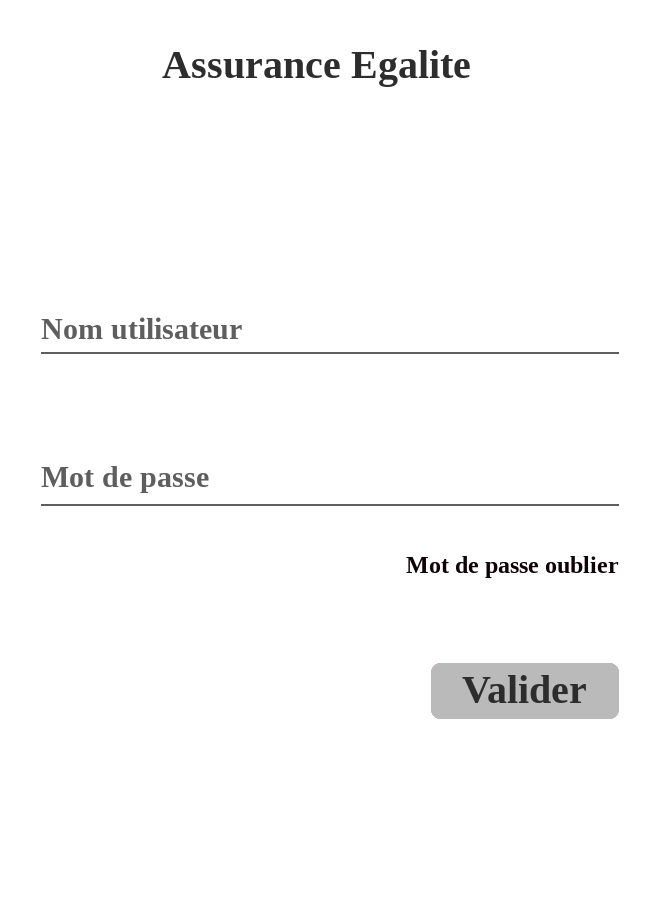
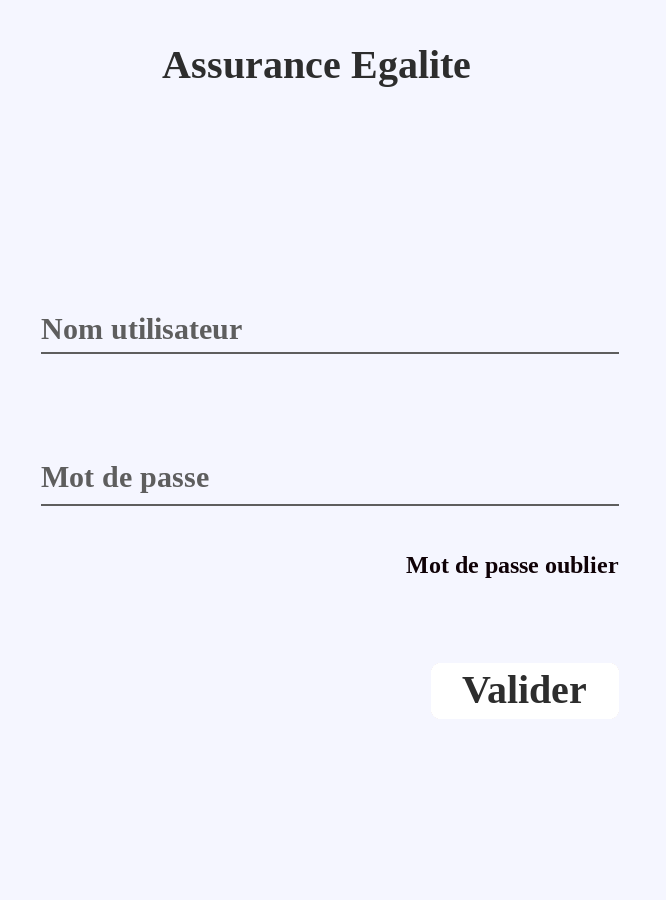
Two versions of the same layered image (666 x 900). Layer-by-layer changes:
painted on "validation" over [431, 663, 619, 719]
painted on "cote_fonction" over [0, 0, 666, 900]
